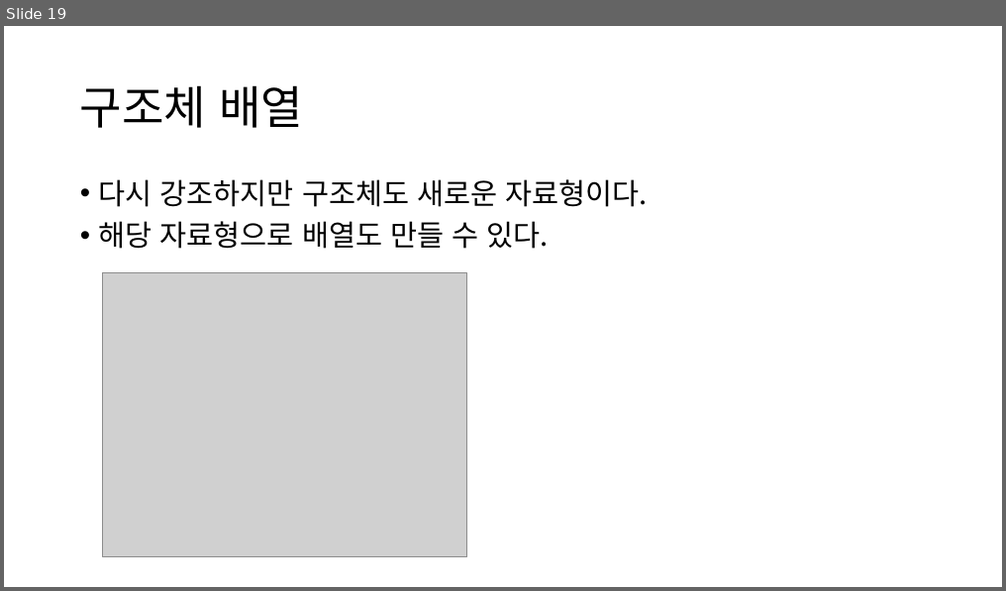
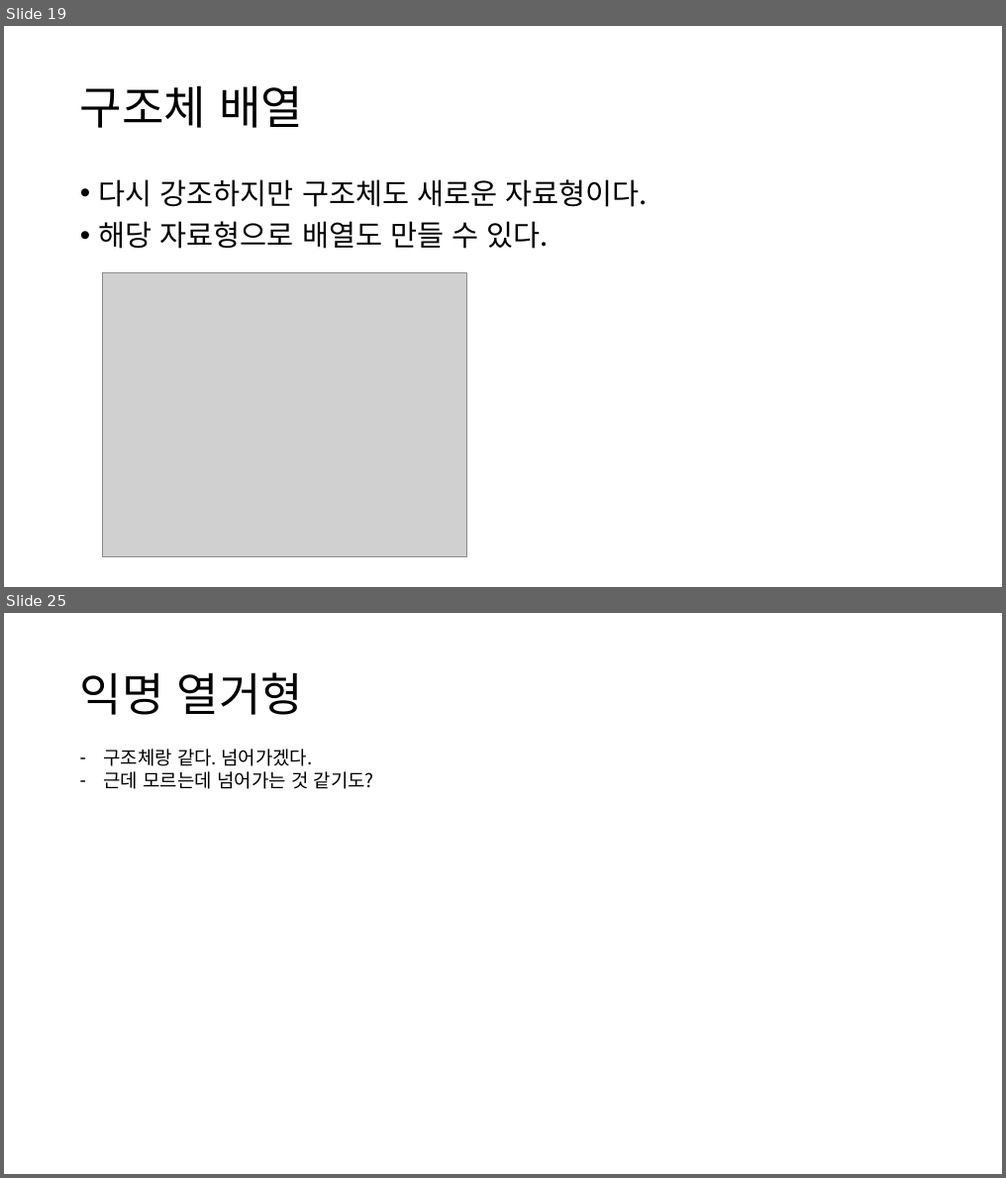
Before and after one commit to JJhuk/2020-SMUtutoring, a slide deck: 튜터링 6주차.pptx. Shown one above the other, each under a label of ours: slide 19 before the commit, slides 19 and 25 after it; the slides between them are not shown. The pictures are 1006x591 and 1006x1178 pixels, drawn with LibreOffice and Linux fonts; fonts in the diff are those of the drawing; grey boxes stand for pictures. Boxes give left, top, right and bottom in pixels: in the first picture for what was removed or moved away, otherwise in the second. Text is boxed around its words. In the diff, an @@ line names an element or a change of style, - is before the commit and + after.

```diff
--- a/튜터링 6주차.pptx
+++ b/튜터링 6주차.pptx
@@ slide 25 added at bbox=[4, 613, 1002, 1174], background #FFFFFF @@
@@ title added at bbox=[80, 672, 303, 715], 44 pt, text #000000 @@
+익명 열거형
@@ text added at bbox=[103, 749, 374, 789], 18 pt, text #000000 @@
+– 구조체랑 같다. 넘어가겠다.
+– 근데 모르는데 넘어가는 것 같기도?
```
Also in this commit, not shown: 1 slide changed, 10 other slides added.
